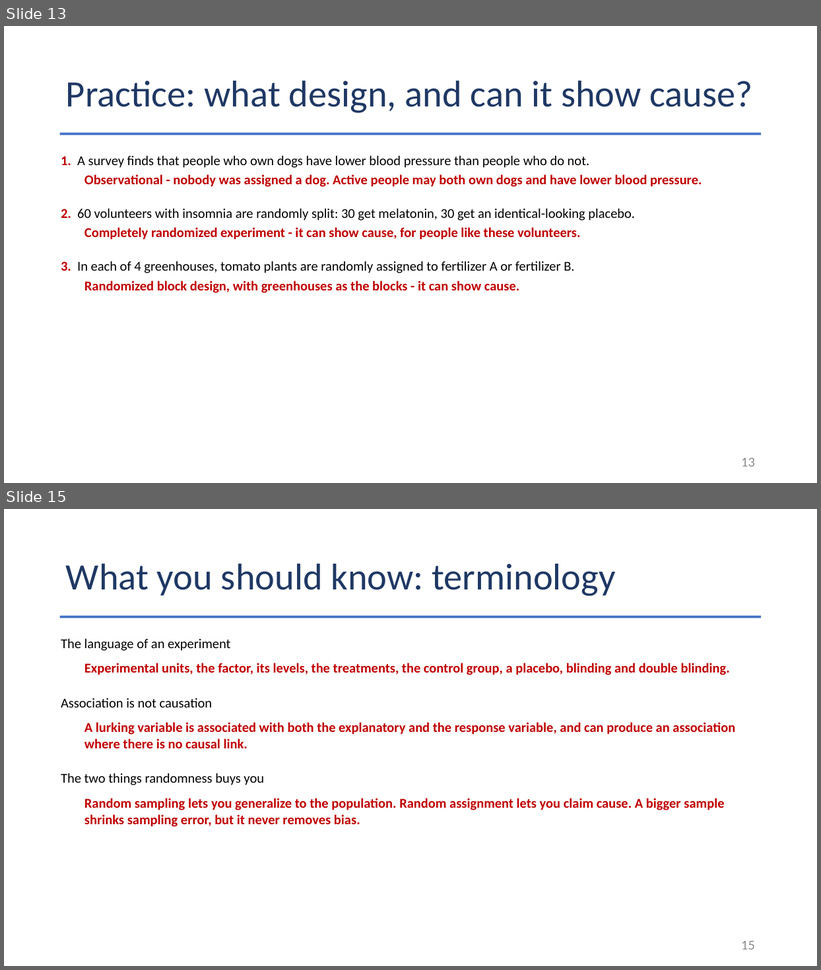
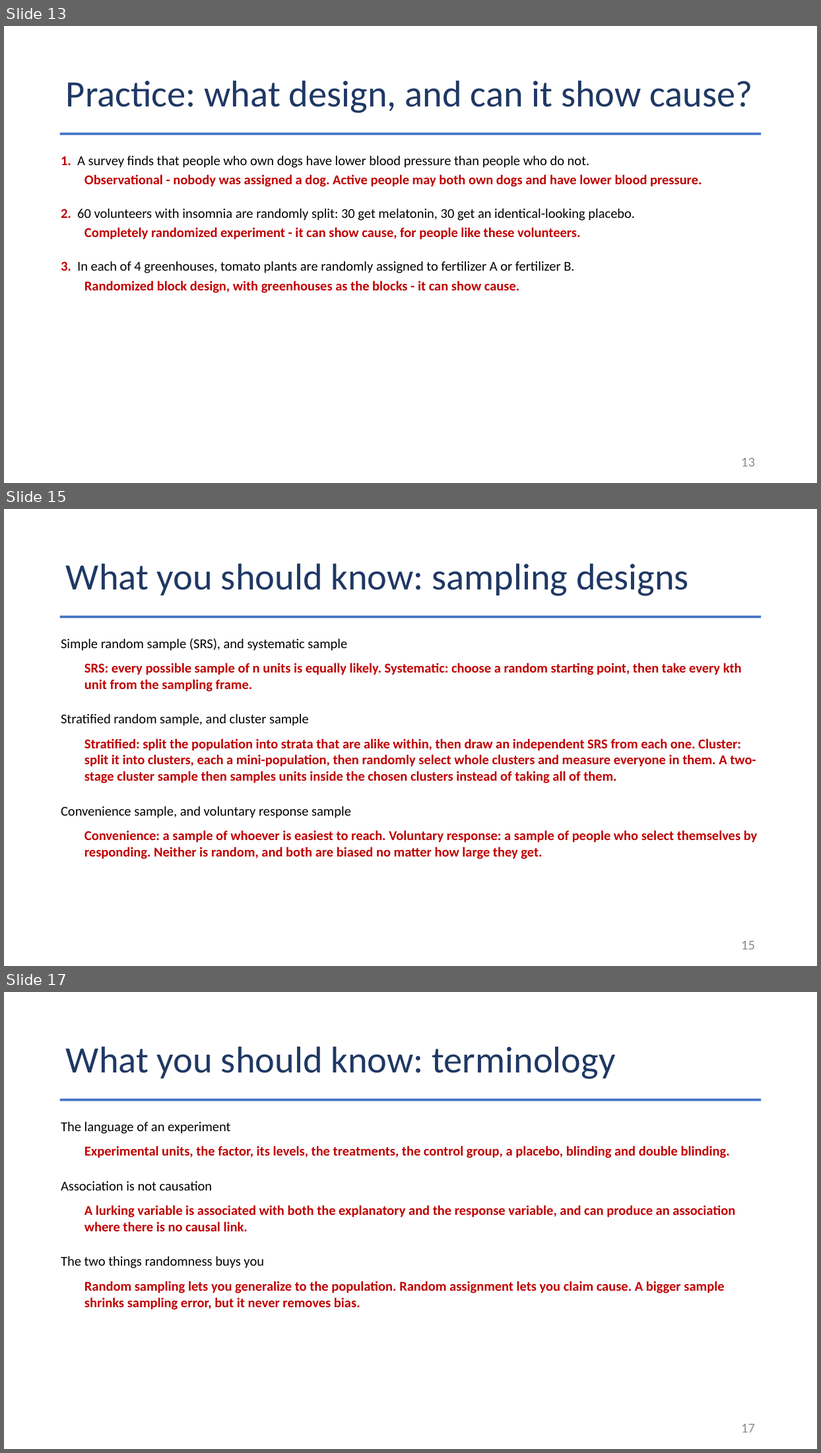
Before and after one commit to Jarred6068/Kvamme_UI_STAT251, a slide deck: docs/lecture_slides/Week 5/Week5_Lecture11_Slides_9_25_2026.pptx. Shown one above the other, each under a label of ours: slides 13 and 15 before the commit, slides 13, 15 and 17 after it; the slides between them are not shown. The pictures are 821x970 and 821x1453 pixels, drawn with LibreOffice and Linux fonts; fonts in the diff are those of the drawing. Boxes give left, top, right and bottom in pixels: in the first picture for what was removed or moved away, otherwise in the second. Text is boxed around its words. In the diff, an @@ line names an element or a change of style, - is before the commit and + after.

```diff
--- a/docs/lecture_slides/Week 5/Week5_Lecture11_Slides_9_25_2026.pptx
+++ b/docs/lecture_slides/Week 5/Week5_Lecture11_Slides_9_25_2026.pptx
@@ slide 15 added at box(4, 509, 817, 966), background #FFFFFF @@
@@ title added at box(66, 563, 689, 596), 44 pt, text #1F3864 @@
+What you should know: sampling designs
@@ rectangle added at box(60, 616, 762, 618), fill #4472C4 @@
@@ text added at box(61, 638, 347, 651), 16 pt, text #000000 @@
+Simple random sample (SRS), and systematic sample
@@ text added at box(85, 663, 742, 692), 16 pt, text #C00000, bold @@
+SRS: every possible sample of n units is equally likely. Systematic: choose a random starting point, then take every kth unit from the sampling frame.
@@ text added at box(61, 714, 309, 726), 16 pt, text #000000 @@
+Stratified random sample, and cluster sample
@@ text added at box(85, 739, 756, 784), 16 pt, text #C00000, bold @@
+Stratified: split the population into strata that are alike within, then draw an independent SRS from each one. Cluster: split it into clusters, each a mini-population, then randomly select whole clusters and measure everyone in them. A two-stage cluster sample then samples units inside the chosen clusters instead of taking all of them.
@@ text added at box(61, 806, 351, 819), 16 pt, text #000000 @@
+Convenience sample, and voluntary response sample
@@ text added at box(85, 830, 758, 859), 16 pt, text #C00000, bold @@
+Convenience: a sample of whoever is easiest to reach. Voluntary response: a sample of people who select themselves by responding. Neither is random, and both are biased no matter how large they get.
@@ page number added at box(741, 941, 755, 950), 16 pt, text #8C8C8C @@
+15
@@ what was slide 15 is now slide 17 @@
@@ page number at box(741, 1424, 755, 1433): text changed @@
-15
+17
```
Also in this commit, not shown: 2 slides changed, 1 other slide added, 28 other files.
